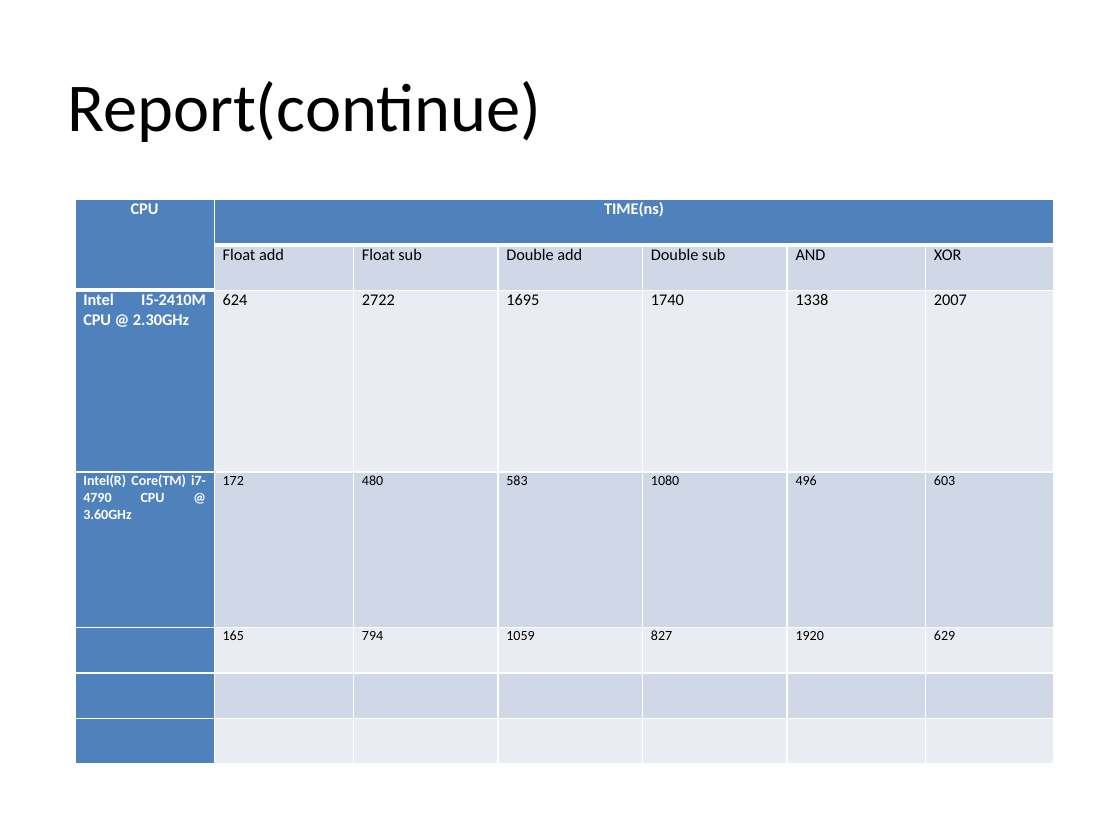
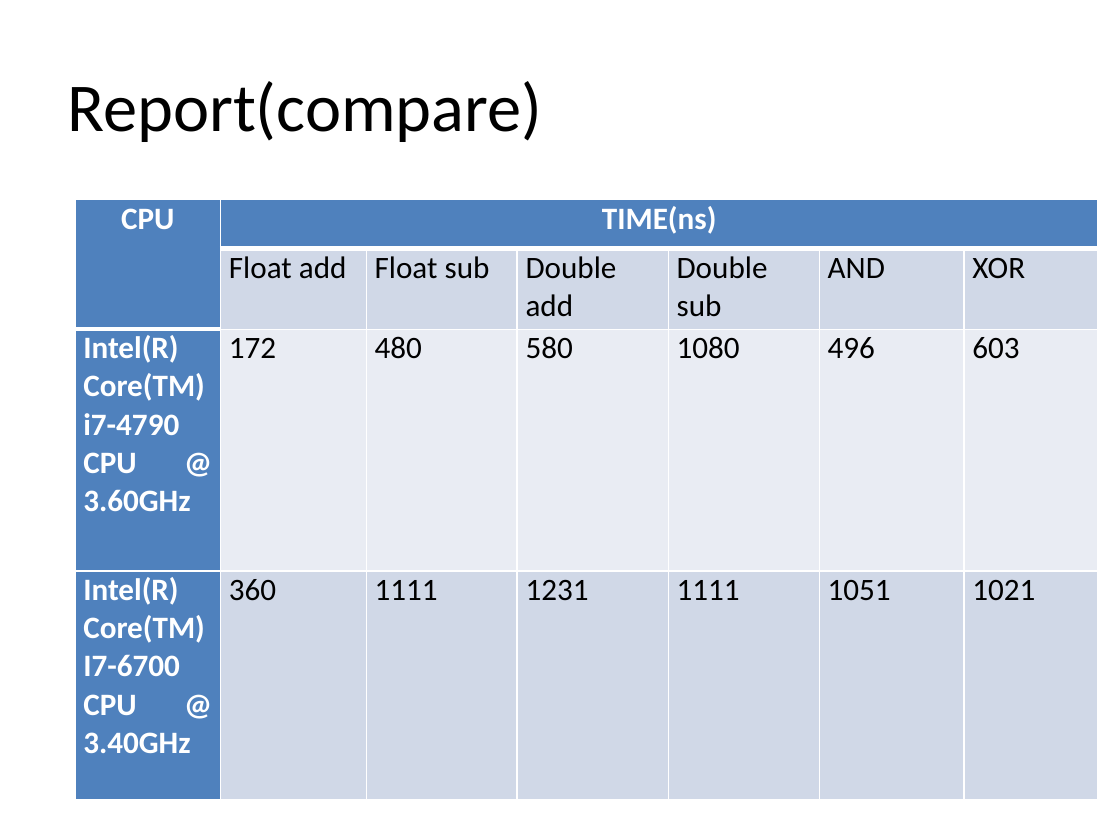
Before and after one commit to Gary3321/cs3813, a slide deck: slide 15 of CPU-BENCHMARK.pptx (slide 11 before the commit). Drawn at 1120x840 pixels with LibreOffice and Linux fonts; fonts in the diff are those of the drawing. Boxes give left, top, right and bottom in pixels: in the first picture for what was removed or moved away, otherwise in the second. Text is boxed around its words. In the diff, an @@ line names an element or a change of style, - is before the commit and + after.

```diff
--- a/CPU-BENCHMARK.pptx
+++ b/CPU-BENCHMARK.pptx
@@ title at [67, 81, 542, 142]: text changed @@
-Report(continue)
+Report(compare)
@@ table at [75, 199, 1099, 795] @@
-row 3: Intel I5-2410M CPU @ 2.30GHz | 624 | 2722 | 1695 | 1740 | 1338 | 2007
-row 4: Intel(R) Core(TM) i7-4790 CPU @ 3.60GHz | 172 | 480 | 583 | 1080 | 496 | 603
-row 5:  | 165 | 794 | 1059 | 827 | 1920 | 629
-row 6:  |  |  |  |  |  | 
-row 7:  |  |  |  |  |  | 
+row 3: Intel(R) Core(TM) i7-4790 CPU @ 3.60GHz | 172 | 480 | 580 | 1080 | 496 | 603
+row 4: Intel(R) Core(TM) I7-6700 CPU @ 3.40GHz | 360 | 1111 | 1231 | 1111 | 1051 | 1021
@@ table: place and size @@
-table at [75, 199, 1053, 764]
+table at [75, 199, 1099, 795]
```
Also in this commit, not shown: 2 other slides changed, 4 slides added.
